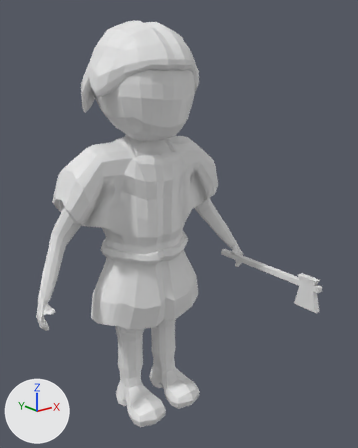
Before and after pictures for a commit that changed the FBX model Map/Assets/Models/Hittite_civil/Hittite_civil_axe/Hittite_civil_axe.fbx.
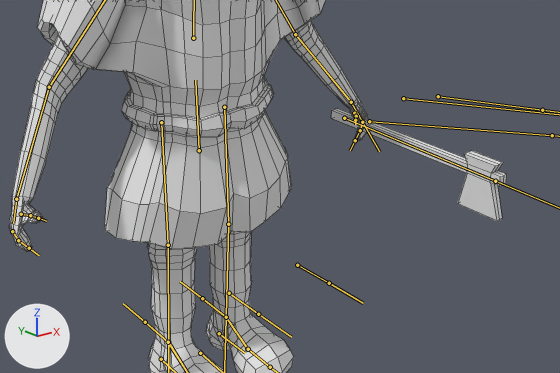
Each version is shown whole from a 50 mm lens placed at (-1.43, -2.08, 1.84), pointed at (0.04, -0.23, 1.1), then close up on the part from 9% to 99% of the width and 42% to 90% of the height. The axes (+X, +Y, +Z) are drawn at lower left. The lights are the same throughout. The bones that bend it are drawn over the model as lines in the close-ups. The close-ups show mesh edges as thin lines.

Objects in the first close-up: 'Hittite'.
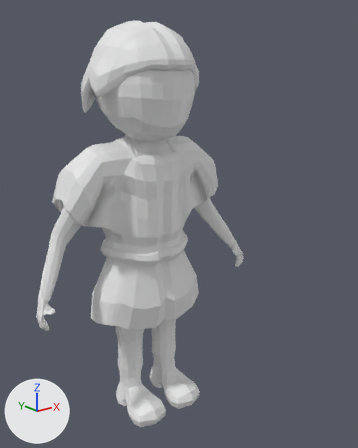
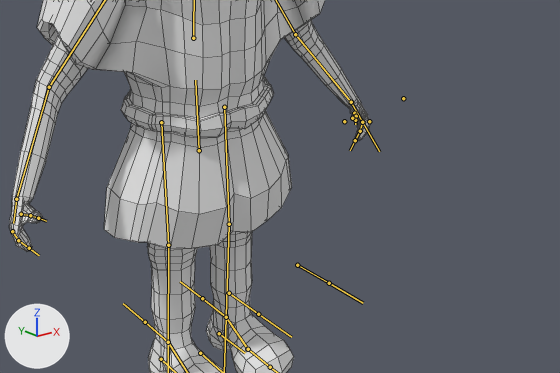
The newer file adds an action. The first version stands in its rest pose; the second is drawn at frame 1 of the action 'Armature|Hittite_Civil_Axe_Dead'.

Pixel boxes (x1, y1, x2, y2) of what changed, in the close-ups (560 x 373 px):
'Hittite', posed: before (9, 0, 507, 373); after (9, 0, 370, 373)
bone 'Hacha', root to tip: before (344, 118) to (495, 181); after (344, 121) to (344, 121)

Diff of the bpy script that builds the scene:
```diff
--- a/Map/Assets/Models/Hittite_civil/Hittite_civil_axe/Hittite_civil_axe.fbx.py
+++ b/Map/Assets/Models/Hittite_civil/Hittite_civil_axe/Hittite_civil_axe.fbx.py
@@ bone_hacha @@
 bone_hacha = bpy.data.objects['Armature'].pose.bones['Hacha']  # child of 'mano_L'
-bone_hacha.location = (0.0, 0.0, 0.0)
-bone_hacha.rotation_quaternion = (1.0, 0.0, 0.0, 0.0)  # degrees (0, 0, 0)
-bone_hacha.scale = (1.0, 1.0, 1.0)
+bone_hacha.location = (0.0, 0.0, 0.1)
+bone_hacha.rotation_quaternion = (0.0, 0.0, 0.0, 2.0)  # degrees (0, 0, 180)
+bone_hacha.scale = (0.0, 0.0, 0.0)
```
